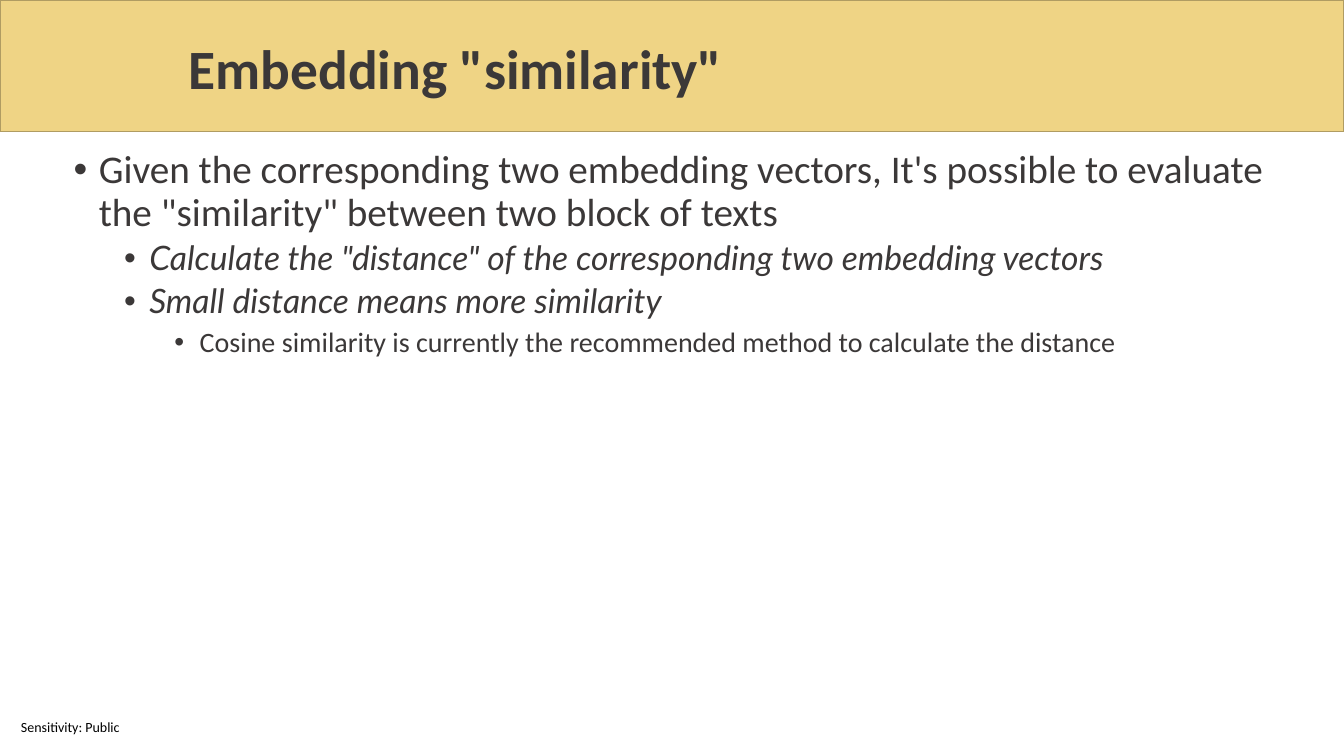
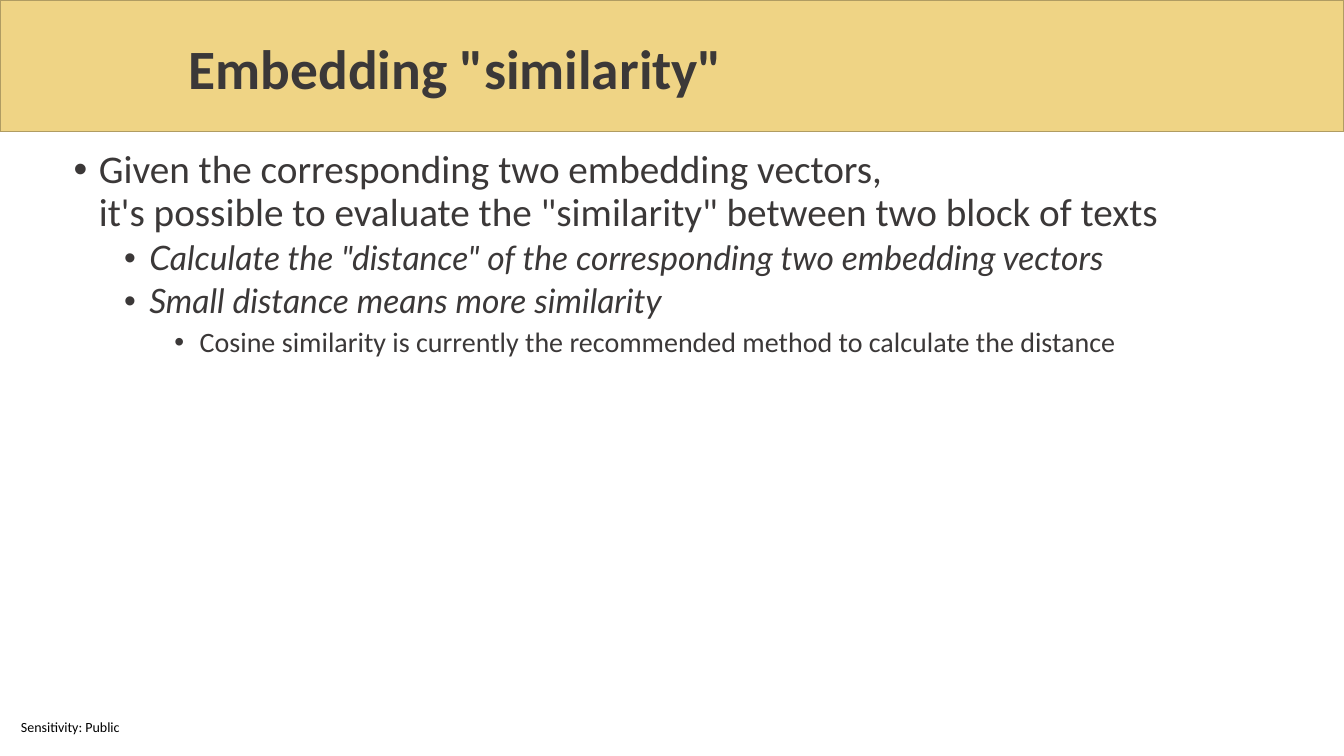
Before and after one commit to sabbadino/AzureDay2023Torino, a slide deck: slide 14 of sessions/room1_15_30/azure-day-ChatBot.pptx. Drawn at 1344x756 pixels with LibreOffice and Linux fonts; fonts in the diff are those of the drawing; background and template pictures are left out. Boxes give left, top, right and bottom in pixels: in the first picture for what was removed or moved away, otherwise in the second. Text is boxed around its words. In the diff, an @@ line names an element or a change of style, - is before the commit and + after.

```diff
--- a/sessions/room1_15_30/azure-day-ChatBot.pptx
+++ b/sessions/room1_15_30/azure-day-ChatBot.pptx
@@ text at (99,155,1158,233): text changed @@
-• Given the corresponding two embedding vectors, It's possible to evaluate the "similarity" between two block of texts
+• Given the corresponding two embedding vectors,
+  it's possible to evaluate the "similarity" between two block of texts
```
Also in this commit, not shown: 15 other slides changed, 5 slides removed.
